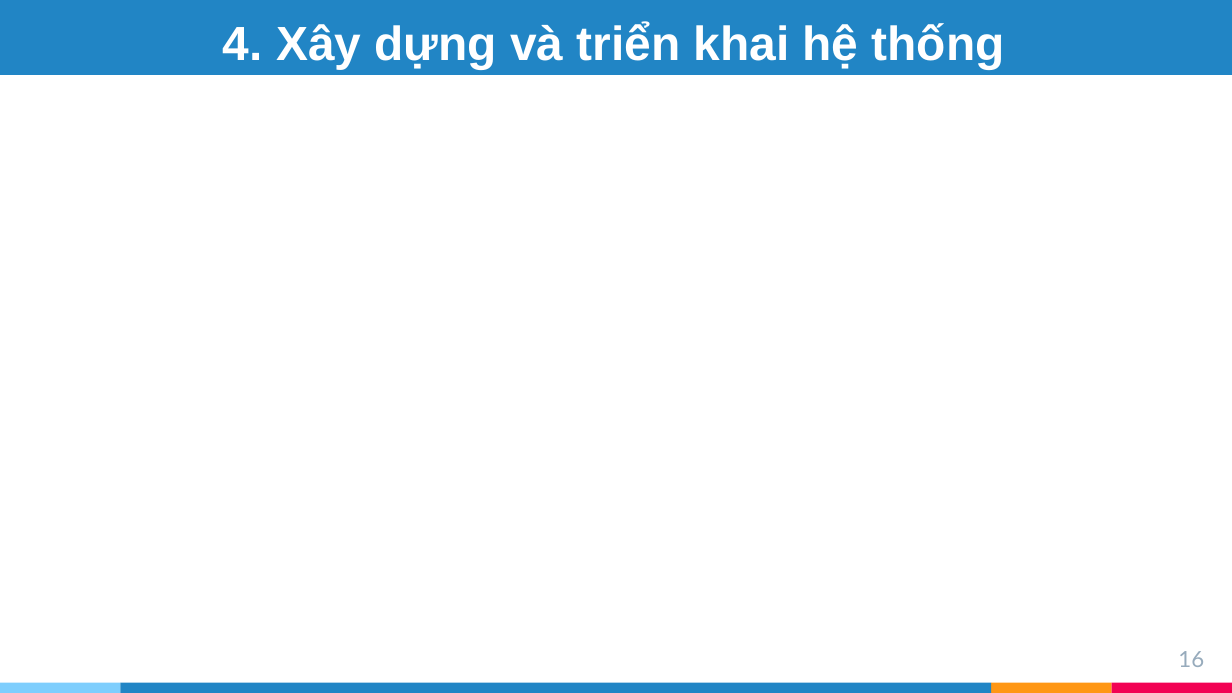
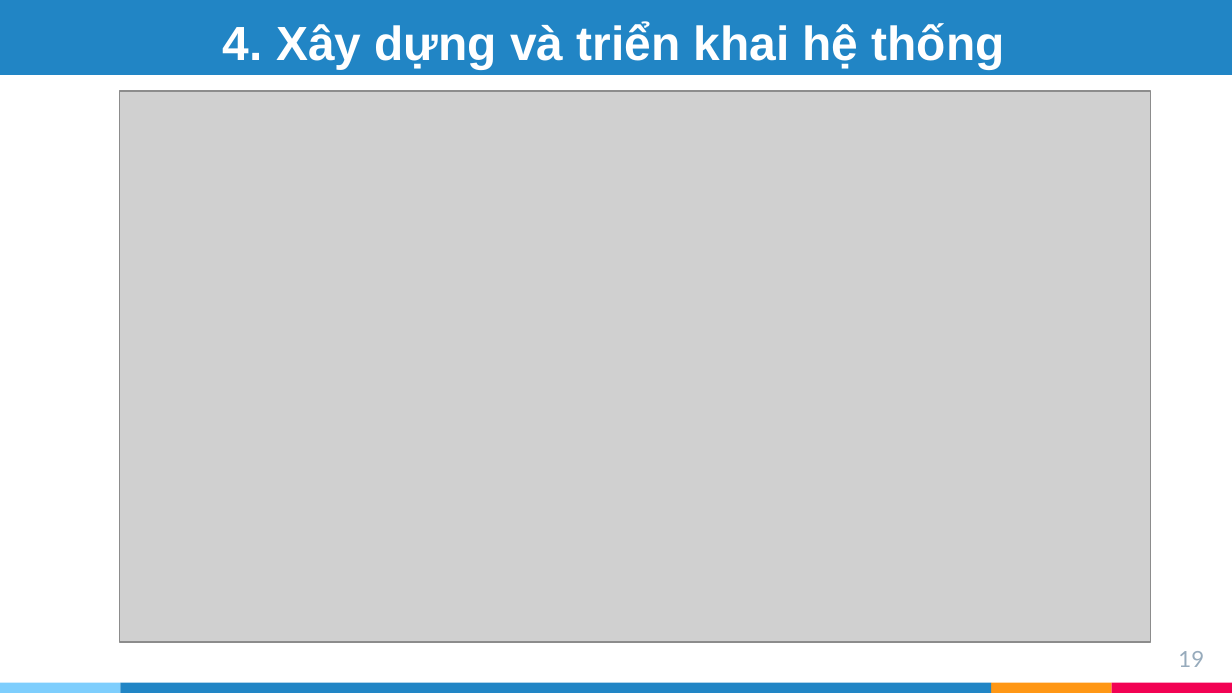
Before and after one commit to tranphuongthao2405/finalproject, a slide deck: slide 19 of report/slide ĐATN - Trần Phương Thảo - 20173383.pptx (slide 16 before the commit). Drawn at 1232x693 pixels with LibreOffice and Linux fonts; fonts in the diff are those of the drawing; grey boxes stand for pictures. Boxes give left, top, right and bottom in pixels: in the first picture for what was removed or moved away, otherwise in the second. Text is boxed around its words. In the diff, an @@ line names an element or a change of style, - is before the commit and + after.

```diff
--- a/report/slide ĐATN - Trần Phương Thảo - 20173383.pptx
+++ b/report/slide ĐATN - Trần Phương Thảo - 20173383.pptx
@@ picture added at (120, 91, 1151, 642) @@
@@ page number at (1178, 651, 1204, 667): text changed @@
-16
+19
```
Also in this commit, not shown: 3 other slides changed, 5 slides added, 2 slides removed, 3 other files.
